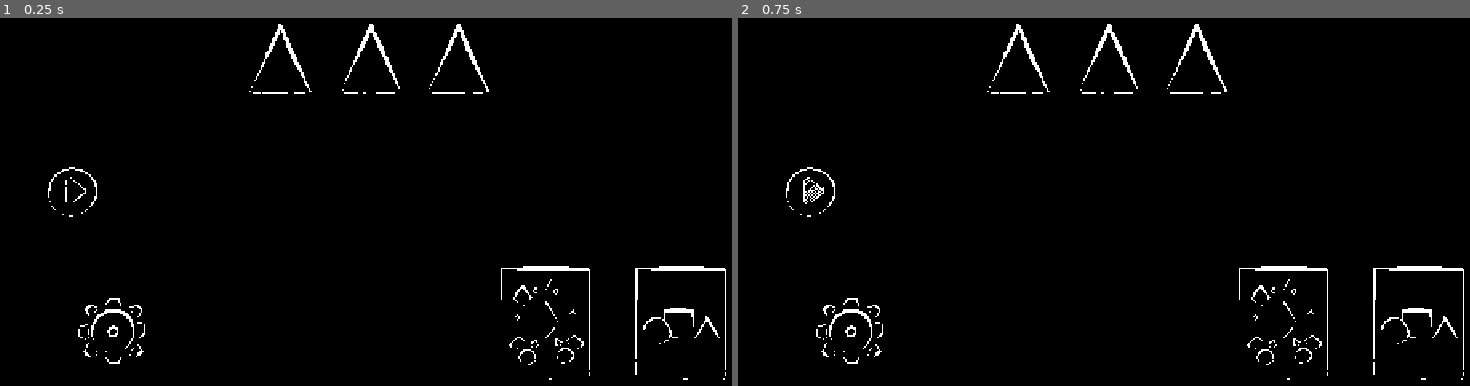
Above: before the commit, frames 1-2 (left to right).
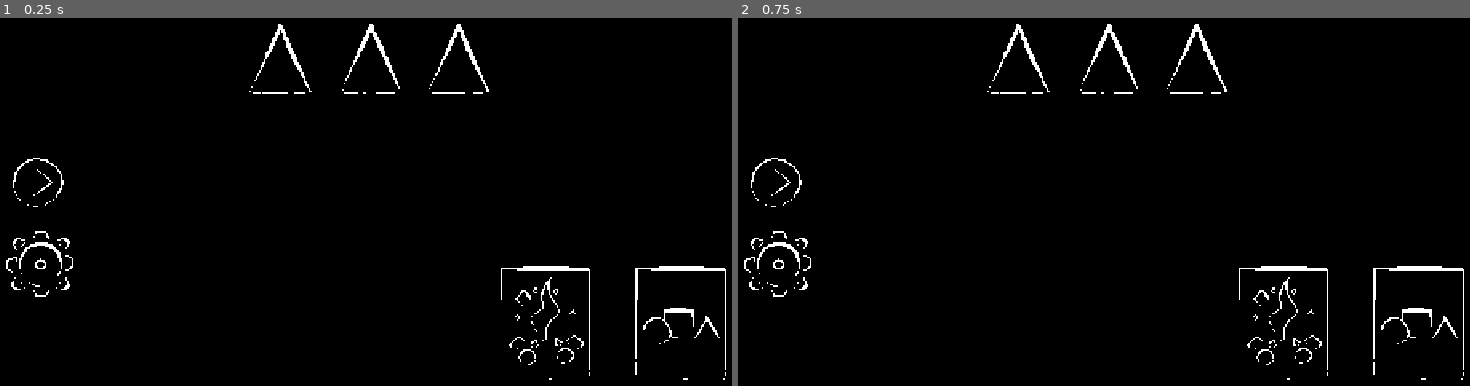
Above: after the commit, the same moments.

Repository: ledtylenol/controller_chaos
Game: Godot game, scene res://scenes/menu/main_menu/main_menu.tscn
Two runs of this game, one before a commit and one after it. Both use one fixed random seed, a clock stepped at 60 frames per second and the inputs below. This scene is started directly instead of the project's main scene.
Inputs (mouse positions are in pixels of both pictures, inside the frame that each line leads up to):
- Up to frame 1 (0.25 s): no input
- Up to frame 2 (0.75 s): click (811, 190) at 0.52 s

The runs differ from the first frame. In frame 1, 0.8% of the frame differs, in the area x 0-77%, y 38-95%; in frame 2, 0.8%.

Commit message:
Basic buttons

Diff:
--- a/scenes/menu/main_menu/main_menu.tscn
+++ b/scenes/menu/main_menu/main_menu.tscn
@@ -21,18 +21,18 @@
 
 [node name="UiButton" parent="." instance=ExtResource("1_r72xf")]
 layout_mode = 1
-offset_left = 105.0
-offset_top = 310.0
-offset_right = 199.0
-offset_bottom = 400.0
+offset_left = 98.0
+offset_top = 341.0
+offset_right = 98.0
+offset_bottom = 341.0
 tex_normal = ExtResource("2_fvlue")
 tex_hover = ExtResource("3_dk276")
 
 [node name="UiButton2" parent="." instance=ExtResource("1_r72xf")]
-offset_left = 142.0
-offset_top = 503.0
-offset_right = 142.0
-offset_bottom = 503.0
+offset_left = 101.0
+offset_top = 471.0
+offset_right = 101.0
+offset_bottom = 471.0
 tex_normal = ExtResource("5_wd51l")
 tex_hover = ExtResource("6_3tda0")
 
--- /dev/null
+++ b/scenes/menu/pause_menu/pause_menu.tscn
@@ -0,0 +1,40 @@
+[gd_scene load_steps=7 format=3 uid="uid://pgdn5gscirky"]
+
+[ext_resource type="PackedScene" uid="uid://cr3ayxxyu47kr" path="res://scenes/menu/ui_button.tscn" id="1_bm0e0"]
+[ext_resource type="Texture2D" uid="uid://buj2f8e184sa1" path="res://scenes/menu/Start_icon_normal.png" id="2_ack0w"]
+[ext_resource type="Texture2D" uid="uid://crm72scjap32n" path="res://scenes/menu/Start_icon_hover.png" id="3_5m4u7"]
+[ext_resource type="Texture2D" uid="uid://c7fto1gj4bvgy" path="res://scenes/menu/ExitButton_normal.png" id="4_cm2vd"]
+[ext_resource type="Texture2D" uid="uid://dke25hpmbngfy" path="res://scenes/menu/ExitButton_hover.png" id="5_p82kh"]
+[ext_resource type="Texture2D" uid="uid://cxwwn0fu1cl8" path="res://scenes/menu/PauseIcon.png" id="6_cm2vd"]
+
+[node name="PauseMenu" type="Control"]
+layout_mode = 3
+anchors_preset = 15
+anchor_right = 1.0
+anchor_bottom = 1.0
+grow_horizontal = 2
+grow_vertical = 2
+
+[node name="UiButton" parent="." instance=ExtResource("1_bm0e0")]
+offset_left = 757.0
+offset_top = 522.0
+offset_right = 757.0
+offset_bottom = 522.0
+tex_normal = ExtResource("2_ack0w")
+tex_hover = ExtResource("3_5m4u7")
+
+[node name="UiButton2" parent="." instance=ExtResource("1_bm0e0")]
+offset_left = 388.0
+offset_top = 522.0
+offset_right = 388.0
+offset_bottom = 522.0
+tex_normal = ExtResource("4_cm2vd")
+tex_hover = ExtResource("5_p82kh")
+
+[node name="TextureRect" type="TextureRect" parent="."]
+layout_mode = 0
+offset_left = 551.0
+offset_top = 58.0
+offset_right = 701.0
+offset_bottom = 208.0
+texture = ExtResource("6_cm2vd")
--- a/scenes/menu/ui_button.gd
+++ b/scenes/menu/ui_button.gd
@@ -13,3 +13,19 @@
 
 func _on_texture_button_pressed() -> void:
 	pressed.emit()
+
+	var tween = create_tween()
+	tween.tween_property(self, "scale", Vector2(0.9,0.9), 0.1)
+	tween.tween_property(self, "scale", Vector2(1,1), 0.1).set_trans(Tween.TRANS_BOUNCE)
+#func _on_texture_button_focus_entered() -> void:
+
+
+
+func _on_texture_button_mouse_entered() -> void:
+	var tween = create_tween()
+	tween.tween_property(self, "scale", Vector2(1.1,1.1), 0.1)
+
+
+func _on_texture_button_mouse_exited() -> void:
+	var tween = create_tween()
+	tween.tween_property(self, "scale", Vector2(1,1), 0.1)
--- a/scenes/menu/ui_button.tscn
+++ b/scenes/menu/ui_button.tscn
@@ -8,8 +8,19 @@
 script = ExtResource("1_mxu45")
 
 [node name="TextureButton" type="TextureButton" parent="."]
-layout_mode = 0
-offset_right = 40.0
-offset_bottom = 40.0
+layout_mode = 1
+anchors_preset = 8
+anchor_left = 0.5
+anchor_top = 0.5
+anchor_right = 0.5
+anchor_bottom = 0.5
+offset_left = -20.0
+offset_top = -20.0
+offset_right = 20.0
+offset_bottom = 20.0
+grow_horizontal = 2
+grow_vertical = 2
 
+[connection signal="mouse_entered" from="TextureButton" to="." method="_on_texture_button_mouse_entered"]
+[connection signal="mouse_exited" from="TextureButton" to="." method="_on_texture_button_mouse_exited"]
 [connection signal="pressed" from="TextureButton" to="." method="_on_texture_button_pressed"]
Binary file changed: scenes/menu/Cards2.png
Binary file added: scenes/menu/ExitButton_hover.png
Not shown, added: scenes/menu/ExitButton_hover.png.import
Binary file added: scenes/menu/ExitButton_normal.png
Not shown, added: scenes/menu/ExitButton_normal.png.import
Binary file added: scenes/menu/MouseCursor.png
Not shown, added: scenes/menu/MouseCursor.png.import
Binary file added: scenes/menu/PauseIcon.png
Not shown, added: scenes/menu/PauseIcon.png.import
